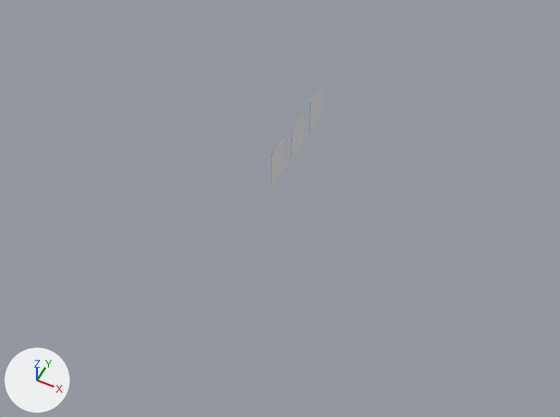
Renders of the Blender file 3D Mod Current/04-Shots/FullAni.blend from each side of a commit.
One viewpoint serves both versions: a 50 mm camera at (8.37, -18.13, 18.46) aimed at (0.24, -1.87, -1.86). The lights are fixed; the arrows at lower left show +X, +Y and +Z.

Names of what the first picture shows: 'Death'.
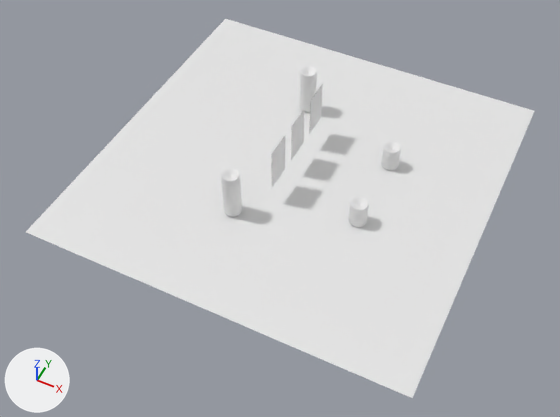
Pixel boxes (x1, y1, x2, y2) of what changed, in the pictures (560 x 417 px):
'Plane', added: after (26, 19, 534, 398)
'Candle', added: after (221, 168, 242, 217)
'Candle.001', added: after (299, 66, 317, 112)
'Candle.003', added: after (349, 197, 369, 227)
'Candle.002', added: after (381, 141, 401, 170)

The change, as a list of edits to the scene's bpy script:
```text
Add me_cylinder_003:
    me_cylinder_003.from_pydata(...)  # 782 vertices, 751 faces; spans x -1.0..1.0, y -1.0..1.0, z 0.0..2.03
Add me_cylinder_002:
    me_cylinder_002.from_pydata(...)  # a 32-sided cylinder along z spanning x -1.0..1.0, y -1.0..1.0, z -1.0..1.0
Add me_cylinder:
    me_cylinder.from_pydata(...)  # 782 vertices, 751 faces; spans x -1.0..1.0, y -1.0..1.0, z 0.0..2.03
Add me_plane:
    me_plane.from_pydata([(-1.0, -1.0, 0.0), (1.0, -1.0, 0.0), (-1.0, 1.0, 0.0), (1.0, 1.0, 0.0)], [], [(0, 1, 3, 2)])
Add col_candle_001:
    col_candle_001 = bpy.data.collections.new('Candle.001')
    col_candle_001.objects.link(ob_cylinder_002)
    col_candle_001.objects.link(ob_cylinder_003)
Add col_candle:
    col_candle = bpy.data.collections.new('Candle')
    col_candle.objects.link(ob_cylinder_001)
    col_candle.objects.link(ob_cylinder)
Add ob_candle:
    ob_candle = bpy.data.objects.new('Candle', None)
    ob_candle.location = (-1.0, -3.0, -1.5)
    ob_candle.show_instancer_for_render = False
    ob_candle.instance_type = 'COLLECTION'
    ob_candle.instance_collection = col_candle_001
Add ob_cylinder_003:
    ob_cylinder_003 = bpy.data.objects.new('Cylinder.003', me_cylinder_003)
    ob_cylinder_003.location = (0.0, 0.0, 0.0)
    ob_cylinder_003.scale = (0.316, 0.316, 0.919)
    _m = ob_cylinder_003.modifiers.new('Subsurf', 'SUBSURF')
    _m.levels = 2
Add ob_cylinder_002:
    ob_cylinder_002 = bpy.data.objects.new('Cylinder.002', me_cylinder_002)
    ob_cylinder_002.location = (0.0, 0.0, 1.513)
    ob_cylinder_002.scale = (0.00769, 0.00769, 0.319)
Add ob_candle_001:
    ob_candle_001 = bpy.data.objects.new('Candle.001', None)
    ob_candle_001.location = (-1.0, 3.0, -1.5)
    ob_candle_001.show_instancer_for_render = False
    ob_candle_001.instance_type = 'COLLECTION'
    ob_candle_001.instance_collection = col_candle_001
Add ob_candle_002:
    ob_candle_002 = bpy.data.objects.new('Candle.002', None)
    ob_candle_002.location = (3.0, 1.5, -1.5)
    ob_candle_002.show_instancer_for_render = False
    ob_candle_002.instance_type = 'COLLECTION'
    ob_candle_002.instance_collection = col_candle
Add ob_cylinder:
    ob_cylinder = bpy.data.objects.new('Cylinder', me_cylinder)
    ob_cylinder.location = (0.0, 0.0, 0.0)
    ob_cylinder.scale = (0.316, 0.316, 0.459)
    _m = ob_cylinder.modifiers.new('Subsurf', 'SUBSURF')
    _m.levels = 2
Add ob_cylinder_001:
    ob_cylinder_001 = bpy.data.objects.new('Cylinder.001', me_cylinder_002.copy())
    ob_cylinder_001.location = (0.0, 0.0, 0.731)
    ob_cylinder_001.scale = (0.00769, 0.00769, 0.16)
Add ob_candle_003:
    ob_candle_003 = bpy.data.objects.new('Candle.003', None)
    ob_candle_003.location = (3.0, -1.5, -1.5)
    ob_candle_003.show_instancer_for_render = False
    ob_candle_003.instance_type = 'COLLECTION'
    ob_candle_003.instance_collection = col_candle
Add ob_plane:
    ob_plane = bpy.data.objects.new('Plane', me_plane)
    ob_plane.location = (0.09, -0.06, -1.5)
    ob_plane.scale = (6.86, 6.86, 6.86)
```
